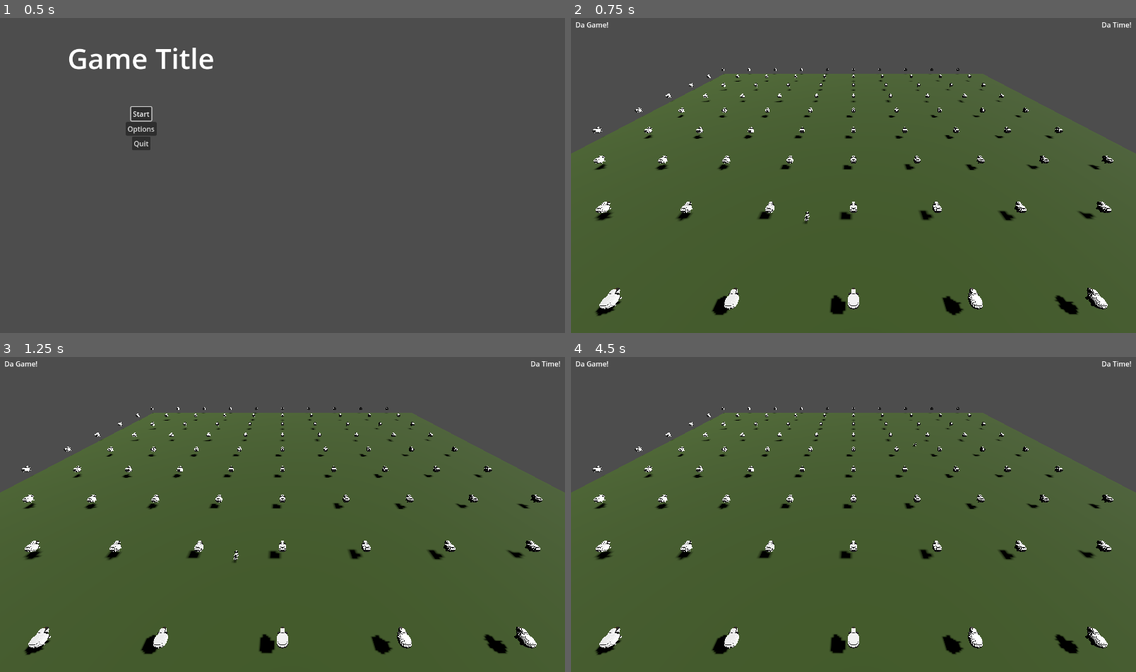
Above: before the commit, frames 1-4 (two rows, left to right).
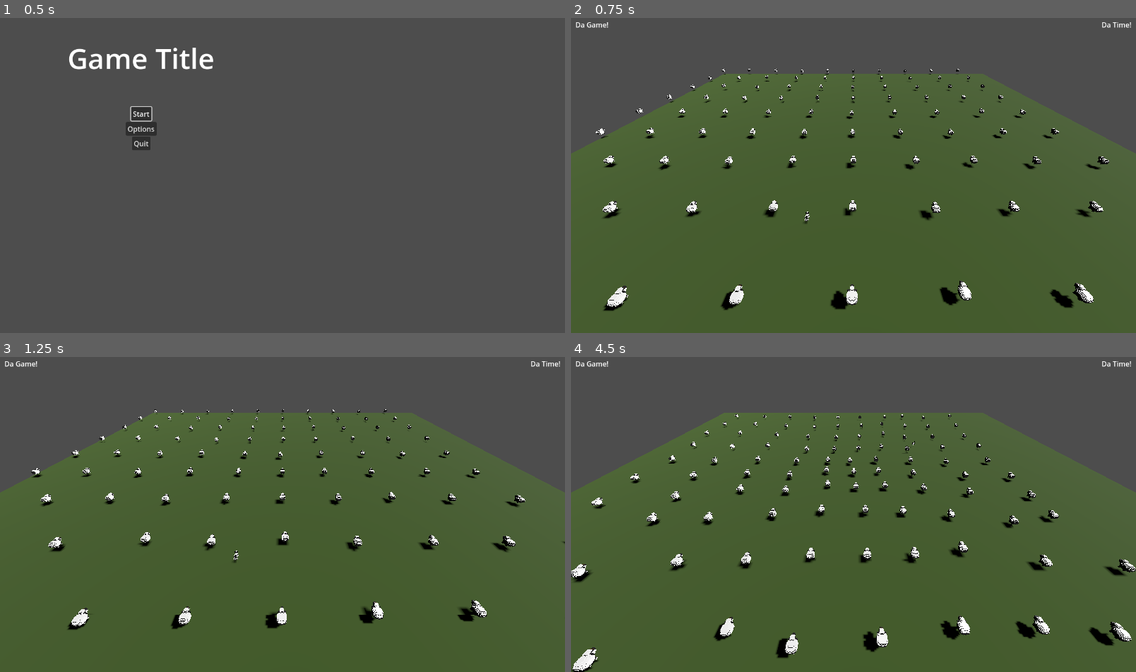
Above: after the commit, the same moments.

Repository: hunttis/ld-58
Game: Godot game, scene res://assets/scenes/master.tscn
The game is run twice, just before and just after one commit, with the same random seed, the same clock (stepped at 60 frames per second) and the same inputs.
Inputs (mouse positions are in pixels of both pictures, inside the frame that each line leads up to):
- Up to frame 1 (0.5 s): no input
- Up to frame 2 (0.75 s): click "Start" at 0.5 s
- Up to frame 3 (1.25 s): no input
- Up to frame 4 (4.5 s): move the mouse to (977, 498) at 1.27 s; click (977, 498) at 1.35 s; move the mouse to (740, 530) at 2.02 s; tap Q (ability_q) at 2.1, 3.6 s; move the mouse to (910, 442) at 2.77 s; click (910, 442) at 2.85 s; move the mouse to (825, 577) at 3.52 s; move the mouse to (1023, 561) at 4.27 s; click (1023, 561) at 4.35 s

Frame 1 is identical in both runs. In frame 2, 3.7% of the frame differs, in the area x 3-96%, y 15-95%; in frame 3, 5.6%; in frame 4, 7.0%, in the area x 0-100%, y 15-100%.

Commit message:
sheeps move again

Diff:
--- a/assets/scenes/game/sheep/Sheep.gd
+++ b/assets/scenes/game/sheep/Sheep.gd
@@ -26,11 +26,6 @@
 var goal_point: Vector3 = Vector3.ZERO
 var rnd := RandomNumberGenerator.new()
 
-enum State {
-  Idle,
-}
-
-var _state: State = State.Idle
 var _neighbors: Array[Node] = []
 var _dogs: Array[Node] = []
 
@@ -41,10 +36,9 @@
 func _on_velocity_computed(safe_velocity: Vector3) -> void:
     # Apply the avoidance-adjusted velocity to the body
     velocity = safe_velocity
-    print("velocity", velocity)
     move_and_slide()
 
-func _physics_process(delta: float) -> void:
+func _physics_process(_delta: float) -> void:
   _neighbors = get_tree().get_nodes_in_group("sheep")
 
   var steer := Vector3.ZERO
@@ -83,10 +77,9 @@
   if dir_to_corner.length() > 0.001:
       var desired_velocity := dir_to_corner.normalized() * max_speed
       # Tell the agent what we *want*; it will emit a safe velocity
-      agent.set_velocity(desired_velocity)
+      agent.velocity = desired_velocity
   else:
-      agent.set_velocity(Vector3.ZERO)
-
+      agent.velocity = Vector3.ZERO
 
 # === Helper functions ===
 
--- a/assets/scenes/game/sheep/Sheep.tscn
+++ b/assets/scenes/game/sheep/Sheep.tscn
@@ -6,6 +6,7 @@
 [sub_resource type="BoxShape3D" id="BoxShape3D_6bqu2"]
 
 [node name="CharacterBody3D" type="CharacterBody3D"]
+motion_mode = 1
 script = ExtResource("1_i4pnq")
 
 [node name="CollisionShape3D" type="CollisionShape3D" parent="."]
@@ -15,5 +16,7 @@
 transform = Transform3D(-0.05, 0, -4.371139e-09, 0, 0.05, 0, 4.371139e-09, 0, -0.05, 0, 0, 0)
 
 [node name="NavigationAgent3D" type="NavigationAgent3D" parent="."]
+avoidance_enabled = true
+radius = 2.0
 avoidance_layers = 3
 avoidance_mask = 7
